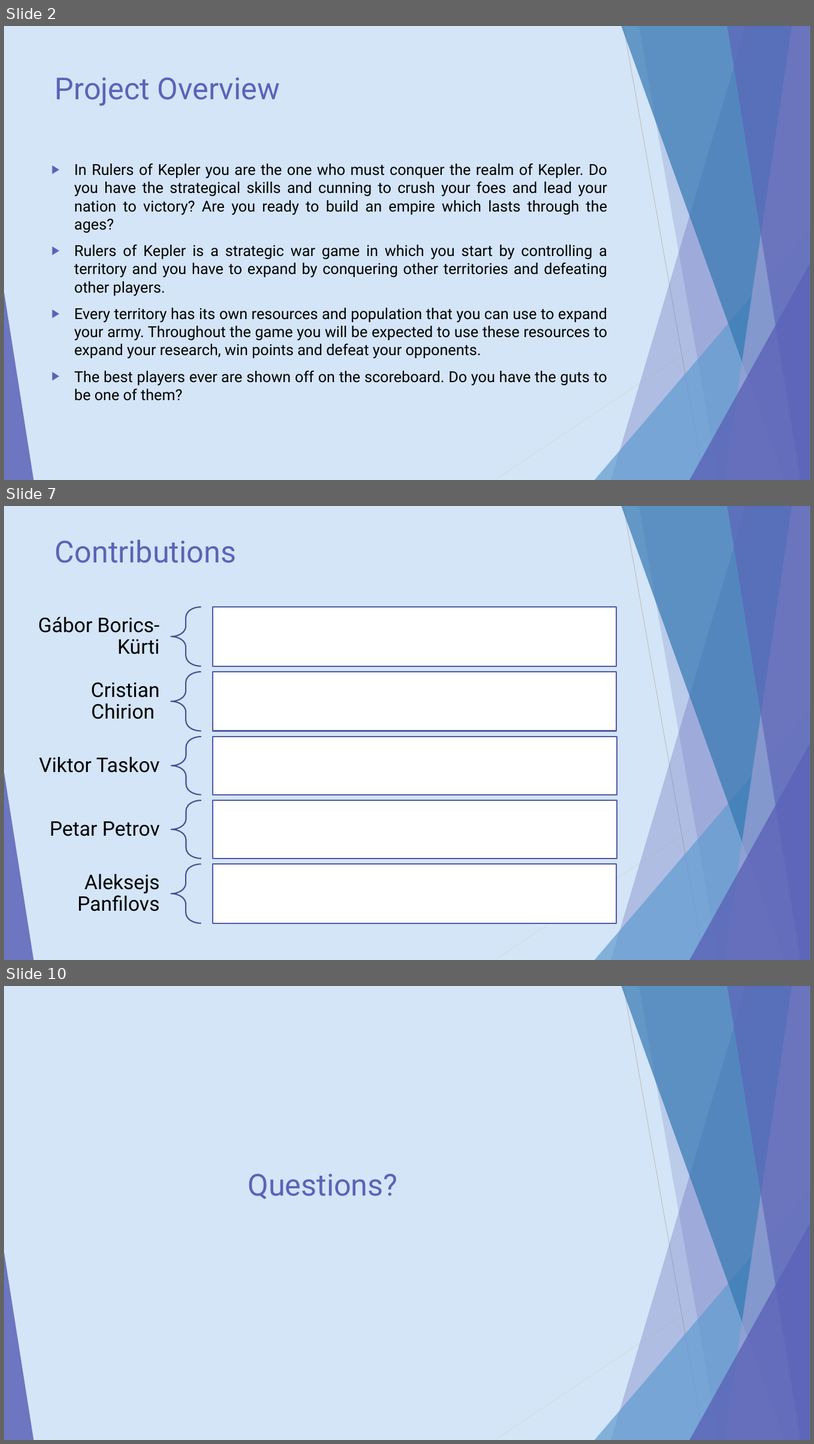
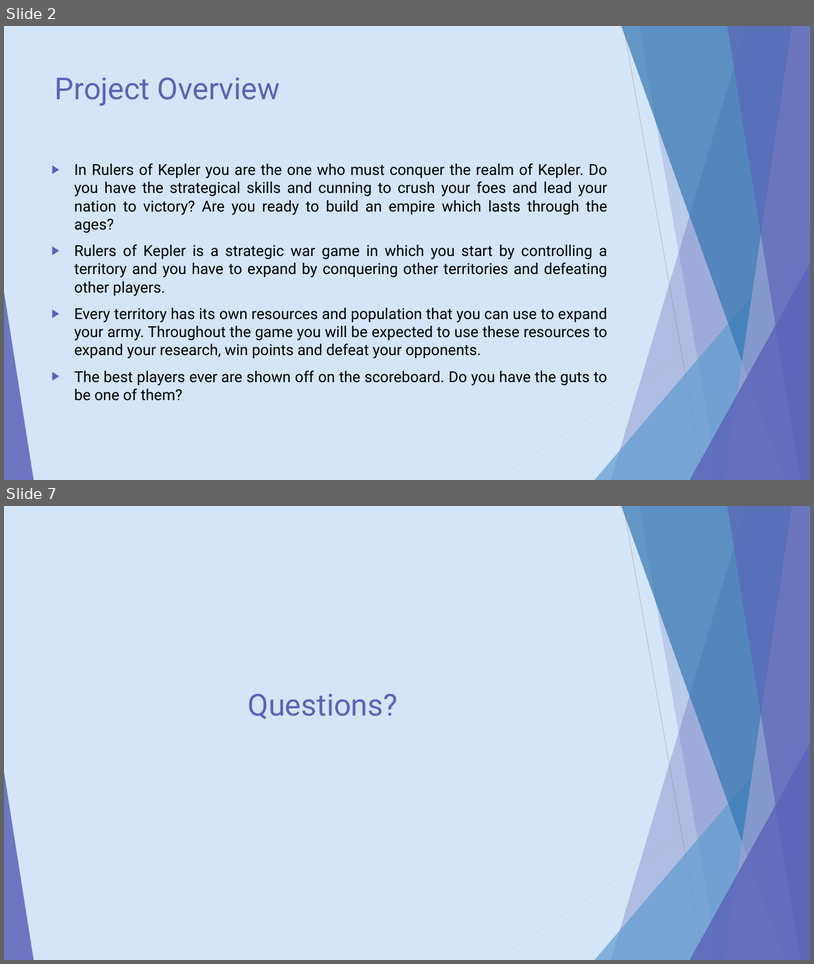
Before and after one commit to Gystark/RulersofKepler, a slide deck: presentation/Kepler.pptx. Shown one above the other, each under a label of ours: slides 2, 7 and 10 before the commit, slides 2 and 7 after it; the slides between them are not shown. The pictures are 814x1444 and 814x964 pixels, drawn with LibreOffice and Linux fonts; fonts in the diff are those of the drawing. Boxes give left, top, right and bottom in pixels: in the first picture for what was removed or moved away, otherwise in the second. Text is boxed around its words. In the diff, an @@ line names an element or a change of style, - is before the commit and + after.

```diff
--- a/presentation/Kepler.pptx
+++ b/presentation/Kepler.pptx
@@ slide 7 removed at (4,506,810,960), background #D4E5F7; not listed: 10 template elements that a slide beside it also shows @@
@@ title removed at (55,540,236,563) @@
-Contributions
@@ group removed at (38,607,617,924): 5 texts, 5 left braces, 5 rectangles @@
-Gábor Borics-Kürti
-Cristian Chirion
-Viktor Taskov
-Petar Petrov
-Aleksejs Panfilovs
@@ what was slide 10 is now slide 7 @@
```
Also in this commit, not shown: 4 slides changed, 1 slide added, 3 other slides removed, 14 other files.
